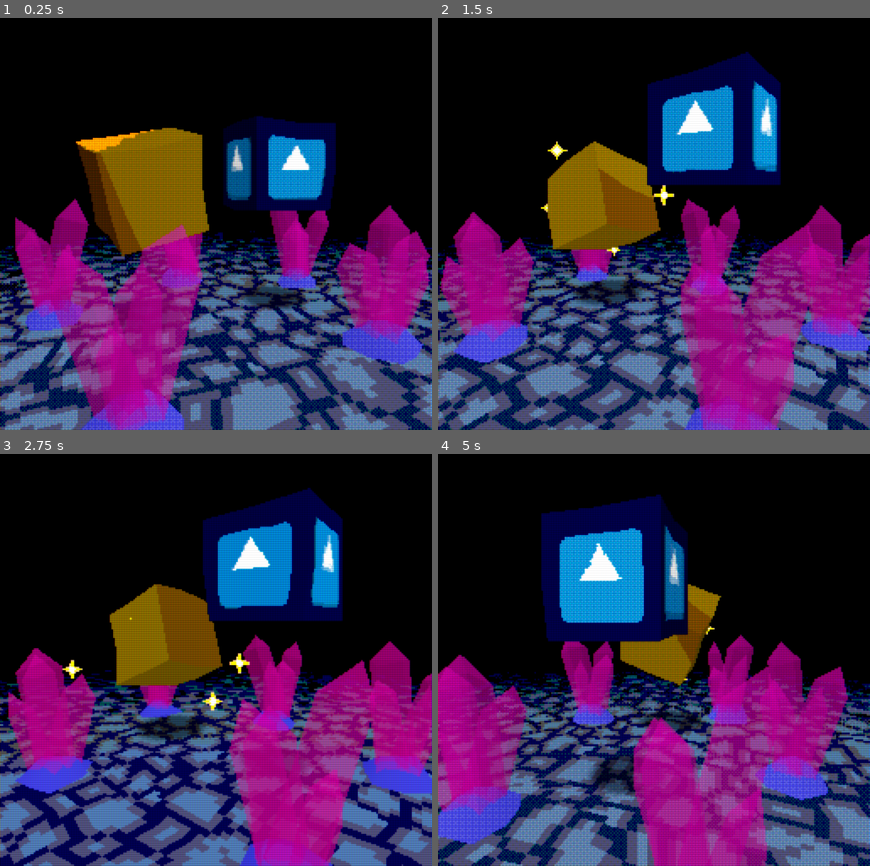
Above: before the commit, frames 1-4 (two rows, left to right).
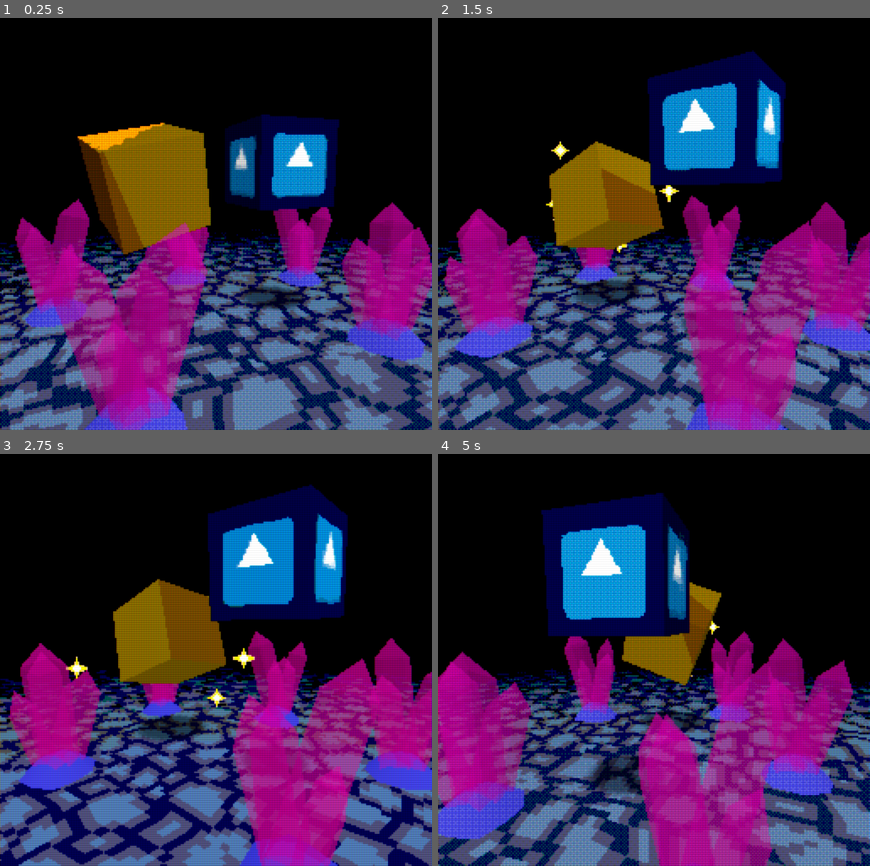
Above: after the commit, the same moments.

Repository: MenacingMecha/godot-psx-style-demo
Game: Godot game, scene res://post_process/pp_stack.tscn
Two runs of this game, one before a commit and one after it. Both use one fixed random seed, a clock stepped at 60 frames per second and the inputs below. The engine's default icon, where the game draws it, is replaced by a stand-in: a white triangle on a blue panel in a dark square.
Inputs:
- Up to frame 1 (0.25 s): no input
- Up to frame 2 (1.5 s): tap Enter (ui_accept) at 0.5, 0.77 s; tap 2 (kb_2) at 0.6, 1.35 s
- Up to frame 3 (2.75 s): tap Enter (ui_accept) at 1.52 s; tap 2 (kb_2) at 2.1 s
- Up to frame 4 (5 s): tap 2 (kb_2) at 2.85, 3.6, 4.35 s; tap Enter (ui_accept) at 3.02, 3.77, 4.52 s

The runs differ from the first frame. In frame 1, 23% of the frame differs, in the area x 0-100%, y 23-100%; in frame 2, 23%; in frame 3, 24%, in the area x 0-100%, y 7-100%; in frame 4, 23%.

Commit message:
Add more accurate PSX shading precision calculation

Diff:
--- a/shaders/psx_lit.shader
+++ b/shaders/psx_lit.shader
@@ -1,7 +1,9 @@
 shader_type spatial;
 render_mode skip_vertex_transform, diffuse_lambert_wrap, vertex_lighting, cull_disabled, shadows_disabled, ambient_light_disabled;
 
-uniform float precision_multiplier = 2.;
+uniform vec2 precision_ratio = vec2(4.0, 3.0);
+uniform float precision_height = 240.0;
+uniform float precision_multiplier = 1.;
 uniform vec4 modulate_color : hint_color = vec4(1.0);
 uniform sampler2D albedoTex : hint_albedo;
 uniform vec2 uv_scale = vec2(1.0, 1.0);
@@ -17,13 +19,17 @@
 varying float fog_weight;
 varying float vertex_distance;
 
+vec2 get_vertex_snap_step()
+{
+	return vec2(length(normalize(precision_ratio)) * precision_height, precision_height) * precision_multiplier;
+}
+
 float inv_lerp(float from, float to, float value)
 {
 	return (value - from) / (to - from);
 }
 
 // originally based on: https://github.com/marmitoTH/godot-psx-shaders/
-const float psx_fixed_point_precision = 16.16;
 void vertex()
 {
 	UV = UV * uv_scale + uv_offset;
@@ -31,12 +37,11 @@
 
 	// Vertex snapping
 	// based on https://github.com/BroMandarin/unity_lwrp_psx_shader/blob/master/PS1.shader
-	float vertex_snap_step = psx_fixed_point_precision * precision_multiplier;
+	vec2 vertex_snap_step = get_vertex_snap_step();
 	vec4 snap_to_pixel = PROJECTION_MATRIX * MODELVIEW_MATRIX * vec4(VERTEX, 1.0);
 	vec4 clip_vertex = snap_to_pixel;
 	clip_vertex.xyz = snap_to_pixel.xyz / snap_to_pixel.w;
-	clip_vertex.x = floor(vertex_snap_step * clip_vertex.x) / vertex_snap_step;
-	clip_vertex.y = floor(vertex_snap_step * clip_vertex.y) / vertex_snap_step;
+	clip_vertex.xy = floor(vertex_snap_step * clip_vertex.xy) / vertex_snap_step;
 	clip_vertex.xyz *= snap_to_pixel.w;
 	POSITION = clip_vertex;
 	POSITION /= abs(POSITION.w);
--- a/shaders/psx_lit_alpha-scissor.shader
+++ b/shaders/psx_lit_alpha-scissor.shader
@@ -1,9 +1,9 @@
 shader_type spatial;
 render_mode skip_vertex_transform, diffuse_lambert_wrap, vertex_lighting, cull_disabled, shadows_disabled, ambient_light_disabled;
 
-const float psx_fixed_point_precision = 16.16;
-
-uniform float precision_multiplier = 2.;
+uniform vec2 precision_ratio = vec2(4.0, 3.0);
+uniform float precision_height = 240.0;
+uniform float precision_multiplier = 1.;
 uniform vec4 modulate_color : hint_color = vec4(1.);
 uniform sampler2D albedoTex : hint_albedo;
 uniform vec2 uv_scale = vec2(1.0, 1.0);
@@ -21,6 +21,11 @@
 
 varying float fog_weight;
 varying float vertex_distance;
+
+vec2 get_vertex_snap_step()
+{
+	return vec2(length(normalize(precision_ratio)) * precision_height, precision_height) * precision_multiplier;
+}
 
 float inv_lerp(float from, float to, float value)
 {
@@ -51,12 +56,11 @@
 
 	// Vertex snapping
 	// Based on https://github.com/BroMandarin/unity_lwrp_psx_shader/blob/master/PS1.shader
-	float vertex_snap_step = psx_fixed_point_precision * precision_multiplier;
+	vec2 vertex_snap_step = get_vertex_snap_step();
 	vec4 snap_to_pixel = PROJECTION_MATRIX * MODELVIEW_MATRIX * vec4(VERTEX, 1.0);
 	vec4 clip_vertex = snap_to_pixel;
 	clip_vertex.xyz = snap_to_pixel.xyz / snap_to_pixel.w;
-	clip_vertex.x = floor(vertex_snap_step * clip_vertex.x) / vertex_snap_step;
-	clip_vertex.y = floor(vertex_snap_step * clip_vertex.y) / vertex_snap_step;
+	clip_vertex.xy = floor(vertex_snap_step * clip_vertex.xy) / vertex_snap_step;
 	clip_vertex.xyz *= snap_to_pixel.w;
 	POSITION = clip_vertex;
 	POSITION /= abs(POSITION.w);
--- a/shaders/psx_lit_metal.shader
+++ b/shaders/psx_lit_metal.shader
@@ -1,7 +1,9 @@
 shader_type spatial;
 render_mode skip_vertex_transform, diffuse_lambert_wrap, vertex_lighting, cull_disabled, shadows_disabled, ambient_light_disabled;
 
-uniform float precision_multiplier = 2.;
+uniform vec2 precision_ratio = vec2(4.0, 3.0);
+uniform float precision_height = 240.0;
+uniform float precision_multiplier = 1.;
 uniform vec4 modulate_color : hint_color = vec4(1.0);
 uniform vec4 metal_modulate_color : hint_color = vec4(1.0);
 uniform samplerCube cubemap;
@@ -17,23 +19,26 @@
 varying float fog_weight;
 varying float vertex_distance;
 
+vec2 get_vertex_snap_step()
+{
+	return vec2(length(normalize(precision_ratio)) * precision_height, precision_height) * precision_multiplier;
+}
+
 float inv_lerp(float from, float to, float value)
 {
 	return (value - from) / (to - from);
 }
 
 // originally based on: https://github.com/marmitoTH/godot-psx-shaders/
-const float psx_fixed_point_precision = 16.16;
 void vertex()
 {
 	// Vertex snapping
 	// based on https://github.com/BroMandarin/unity_lwrp_psx_shader/blob/master/PS1.shader
-	float vertex_snap_step = psx_fixed_point_precision * precision_multiplier;
+	vec2 vertex_snap_step = get_vertex_snap_step();
 	vec4 snap_to_pixel = PROJECTION_MATRIX * MODELVIEW_MATRIX * vec4(VERTEX, 1.0);
 	vec4 clip_vertex = snap_to_pixel;
 	clip_vertex.xyz = snap_to_pixel.xyz / snap_to_pixel.w;
-	clip_vertex.x = floor(vertex_snap_step * clip_vertex.x) / vertex_snap_step;
-	clip_vertex.y = floor(vertex_snap_step * clip_vertex.y) / vertex_snap_step;
+	clip_vertex.xy = floor(vertex_snap_step * clip_vertex.xy) / vertex_snap_step;
 	clip_vertex.xyz *= snap_to_pixel.w;
 	POSITION = clip_vertex;
 	POSITION /= abs(POSITION.w);
--- a/shaders/psx_lit_transparent.shader
+++ b/shaders/psx_lit_transparent.shader
@@ -1,7 +1,9 @@
 shader_type spatial;
 render_mode skip_vertex_transform, diffuse_lambert_wrap, vertex_lighting, cull_disabled, shadows_disabled, ambient_light_disabled;
 
-uniform float precision_multiplier = 2.;
+uniform vec2 precision_ratio = vec2(4.0, 3.0);
+uniform float precision_height = 240.0;
+uniform float precision_multiplier = 1.;
 uniform vec4 modulate_color : hint_color = vec4(1.0);
 uniform sampler2D albedoTex : hint_albedo;
 uniform vec2 uv_scale = vec2(1.0, 1.0);
@@ -17,13 +19,17 @@
 varying float fog_weight;
 varying float vertex_distance;
 
+vec2 get_vertex_snap_step()
+{
+	return vec2(length(normalize(precision_ratio)) * precision_height, precision_height) * precision_multiplier;
+}
+
 float inv_lerp(float from, float to, float value)
 {
 	return (value - from) / (to - from);
 }
 
 // originally based on: https://github.com/marmitoTH/godot-psx-shaders/
-const float psx_fixed_point_precision = 16.16;
 void vertex()
 {
 	UV = UV * uv_scale + uv_offset;
@@ -31,12 +37,11 @@
 
 	// Vertex snapping
 	// based on https://github.com/BroMandarin/unity_lwrp_psx_shader/blob/master/PS1.shader
-	float vertex_snap_step = psx_fixed_point_precision * precision_multiplier;
+	vec2 vertex_snap_step = get_vertex_snap_step();
 	vec4 snap_to_pixel = PROJECTION_MATRIX * MODELVIEW_MATRIX * vec4(VERTEX, 1.0);
 	vec4 clip_vertex = snap_to_pixel;
 	clip_vertex.xyz = snap_to_pixel.xyz / snap_to_pixel.w;
-	clip_vertex.x = floor(vertex_snap_step * clip_vertex.x) / vertex_snap_step;
-	clip_vertex.y = floor(vertex_snap_step * clip_vertex.y) / vertex_snap_step;
+	clip_vertex.xy = floor(vertex_snap_step * clip_vertex.xy) / vertex_snap_step;
 	clip_vertex.xyz *= snap_to_pixel.w;
 	POSITION = clip_vertex;
 	POSITION /= abs(POSITION.w);
--- a/shaders/psx_unlit.shader
+++ b/shaders/psx_unlit.shader
@@ -1,7 +1,9 @@
 shader_type spatial;
 render_mode skip_vertex_transform, diffuse_lambert_wrap, unshaded, cull_disabled;
 
-uniform float precision_multiplier = 2.;
+uniform vec2 precision_ratio = vec2(4.0, 3.0);
+uniform float precision_height = 240.0;
+uniform float precision_multiplier = 1.;
 uniform vec4 modulate_color : hint_color = vec4(1.0);
 uniform sampler2D albedoTex : hint_albedo;
 uniform vec2 uv_scale = vec2(1.0, 1.0);
@@ -17,13 +19,17 @@
 varying float fog_weight;
 varying float vertex_distance;
 
+vec2 get_vertex_snap_step()
+{
+	return vec2(length(normalize(precision_ratio)) * precision_height, precision_height) * precision_multiplier;
+}
+
 float inv_lerp(float from, float to, float value)
 {
 	return (value - from) / (to - from);
 }
 
 // originally based on: https://github.com/marmitoTH/godot-psx-shaders/
-const float psx_fixed_point_precision = 16.16;
 void vertex()
 {
 	UV = UV * uv_scale + uv_offset;
@@ -31,12 +37,11 @@
 
 	// Vertex snapping
 	// based on https://github.com/BroMandarin/unity_lwrp_psx_shader/blob/master/PS1.shader
-	float vertex_snap_step = psx_fixed_point_precision * precision_multiplier;
+	vec2 vertex_snap_step = get_vertex_snap_step();
 	vec4 snap_to_pixel = PROJECTION_MATRIX * MODELVIEW_MATRIX * vec4(VERTEX, 1.0);
 	vec4 clip_vertex = snap_to_pixel;
 	clip_vertex.xyz = snap_to_pixel.xyz / snap_to_pixel.w;
-	clip_vertex.x = floor(vertex_snap_step * clip_vertex.x) / vertex_snap_step;
-	clip_vertex.y = floor(vertex_snap_step * clip_vertex.y) / vertex_snap_step;
+	clip_vertex.xy = floor(vertex_snap_step * clip_vertex.xy) / vertex_snap_step;
 	clip_vertex.xyz *= snap_to_pixel.w;
 	POSITION = clip_vertex;
 	POSITION /= abs(POSITION.w);
--- a/shaders/psx_unlit_alpha-scissor.shader
+++ b/shaders/psx_unlit_alpha-scissor.shader
@@ -1,7 +1,9 @@
 shader_type spatial;
 render_mode skip_vertex_transform, diffuse_lambert_wrap, unshaded;
 
-uniform float precision_multiplier = 2.;
+uniform vec2 precision_ratio = vec2(4.0, 3.0);
+uniform float precision_height = 240.0;
+uniform float precision_multiplier = 1.;
 uniform vec4 modulate_color : hint_color = vec4(1.);
 uniform sampler2D albedoTex : hint_albedo;
 uniform vec2 uv_scale = vec2(1.0, 1.0);
@@ -11,6 +13,11 @@
 uniform int color_depth = 15;
 uniform float alpha_scissor : hint_range(0, 1) = 0.1;
 
+vec2 get_vertex_snap_step()
+{
+	return vec2(length(normalize(precision_ratio)) * precision_height, precision_height) * precision_multiplier;
+}
+
 // https://stackoverflow.com/a/42470600
 vec4 band_color(vec4 _color, int num_of_colors)
 {
@@ -19,7 +26,6 @@
 }
 
 // https://github.com/marmitoTH/godot-psx-shaders/
-const float psx_fixed_point_precision = 16.16;
 void vertex()
 {
 	UV = UV * uv_scale + uv_offset;
@@ -36,12 +42,11 @@
 
 	// Vertex snapping
 	// Based on https://github.com/BroMandarin/unity_lwrp_psx_shader/blob/master/PS1.shader
-	float vertex_snap_step = psx_fixed_point_precision * precision_multiplier;
+	vec2 vertex_snap_step = get_vertex_snap_step();
 	vec4 snap_to_pixel = PROJECTION_MATRIX * MODELVIEW_MATRIX * vec4(VERTEX, 1.0);
 	vec4 clip_vertex = snap_to_pixel;
 	clip_vertex.xyz = snap_to_pixel.xyz / snap_to_pixel.w;
-	clip_vertex.x = floor(vertex_snap_step * clip_vertex.x) / vertex_snap_step;
-	clip_vertex.y = floor(vertex_snap_step * clip_vertex.y) / vertex_snap_step;
+	clip_vertex.xy = floor(vertex_snap_step * clip_vertex.xy) / vertex_snap_step;
 	clip_vertex.xyz *= snap_to_pixel.w;
 	POSITION = clip_vertex;
 	POSITION /= abs(POSITION.w);
--- a/shaders/psx_unlit_metal.shader
+++ b/shaders/psx_unlit_metal.shader
@@ -1,7 +1,9 @@
 shader_type spatial;
 render_mode skip_vertex_transform, diffuse_lambert_wrap, unshaded, cull_disabled;
 
-uniform float precision_multiplier = 2.;
+uniform vec2 precision_ratio = vec2(4.0, 3.0);
+uniform float precision_height = 240.0;
+uniform float precision_multiplier = 1.;
 uniform vec4 modulate_color : hint_color = vec4(1.0);
 uniform vec4 metal_modulate_color : hint_color = vec4(1.0);
 uniform samplerCube cubemap;
@@ -17,23 +19,26 @@
 varying float fog_weight;
 varying float vertex_distance;
 
+vec2 get_vertex_snap_step()
+{
+	return vec2(length(normalize(precision_ratio)) * precision_height, precision_height) * precision_multiplier;
+}
+
 float inv_lerp(float from, float to, float value)
 {
 	return (value - from) / (to - from);
 }
 
 // originally based on: https://github.com/marmitoTH/godot-psx-shaders/
-const float psx_fixed_point_precision = 16.16;
 void vertex()
 {
 	// Vertex snapping
 	// based on https://github.com/BroMandarin/unity_lwrp_psx_shader/blob/master/PS1.shader
-	float vertex_snap_step = psx_fixed_point_precision * precision_multiplier;
+	vec2 vertex_snap_step = get_vertex_snap_step();
 	vec4 snap_to_pixel = PROJECTION_MATRIX * MODELVIEW_MATRIX * vec4(VERTEX, 1.0);
 	vec4 clip_vertex = snap_to_pixel;
 	clip_vertex.xyz = snap_to_pixel.xyz / snap_to_pixel.w;
-	clip_vertex.x = floor(vertex_snap_step * clip_vertex.x) / vertex_snap_step;
-	clip_vertex.y = floor(vertex_snap_step * clip_vertex.y) / vertex_snap_step;
+	clip_vertex.xy = floor(vertex_snap_step * clip_vertex.xy) / vertex_snap_step;
 	clip_vertex.xyz *= snap_to_pixel.w;
 	POSITION = clip_vertex;
 	POSITION /= abs(POSITION.w);
--- a/shaders/psx_unlit_transparent.shader
+++ b/shaders/psx_unlit_transparent.shader
@@ -1,7 +1,9 @@
 shader_type spatial;
 render_mode skip_vertex_transform, diffuse_lambert_wrap, unshaded, cull_disabled;
 
-uniform float precision_multiplier = 2.;
+uniform vec2 precision_ratio = vec2(4.0, 3.0);
+uniform float precision_height = 240.0;
+uniform float precision_multiplier = 1.;
 uniform vec4 modulate_color : hint_color = vec4(1.0);
 uniform sampler2D albedoTex : hint_albedo;
 uniform vec2 uv_scale = vec2(1.0, 1.0);
@@ -17,13 +19,17 @@
 varying float fog_weight;
 varying float vertex_distance;
 
+vec2 get_vertex_snap_step()
+{
+	return vec2(length(normalize(precision_ratio)) * precision_height, precision_height) * precision_multiplier;
+}
+
 float inv_lerp(float from, float to, float value)
 {
 	return (value - from) / (to - from);
 }
 
 // originally based on: https://github.com/marmitoTH/godot-psx-shaders/
-const float psx_fixed_point_precision = 16.16;
 void vertex()
 {
 	UV = UV * uv_scale + uv_offset;
@@ -31,12 +37,11 @@
 
 	// Vertex snapping
 	// based on https://github.com/BroMandarin/unity_lwrp_psx_shader/blob/master/PS1.shader
-	float vertex_snap_step = psx_fixed_point_precision * precision_multiplier;
+	vec2 vertex_snap_step = get_vertex_snap_step();
 	vec4 snap_to_pixel = PROJECTION_MATRIX * MODELVIEW_MATRIX * vec4(VERTEX, 1.0);
 	vec4 clip_vertex = snap_to_pixel;
 	clip_vertex.xyz = snap_to_pixel.xyz / snap_to_pixel.w;
-	clip_vertex.x = floor(vertex_snap_step * clip_vertex.x) / vertex_snap_step;
-	clip_vertex.y = floor(vertex_snap_step * clip_vertex.y) / vertex_snap_step;
+	clip_vertex.xy = floor(vertex_snap_step * clip_vertex.xy) / vertex_snap_step;
 	clip_vertex.xyz *= snap_to_pixel.w;
 	POSITION = clip_vertex;
 	POSITION /= abs(POSITION.w);
